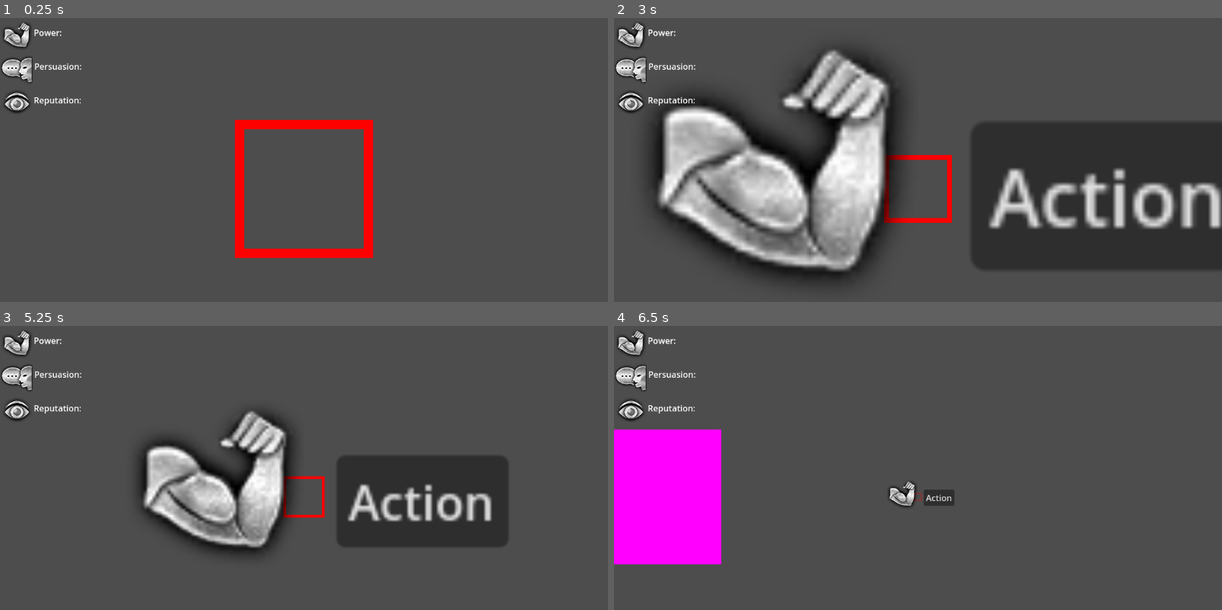
Above: before the commit, frames 1-4 (two rows, left to right).
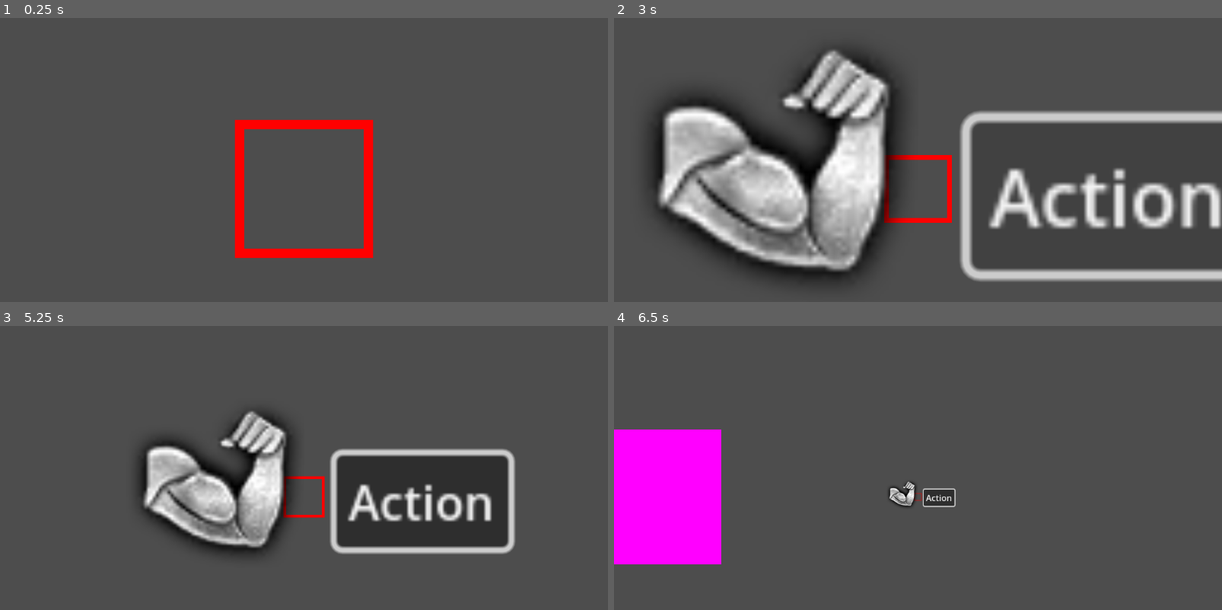
Above: after the commit, the same moments.

Repository: ketexon/ld56-team-3
Game: Godot game, scene res://game.tscn
The game is run twice, just before and just after one commit, with the same random seed, the same clock (stepped at 60 frames per second) and the same inputs.
Inputs (mouse positions are in pixels of both pictures, inside the frame that each line leads up to):
- Up to frame 1 (0.25 s): no input
- Up to frame 2 (3 s): move the mouse to (1051, 171) at 0.52 s; hold Space (center_on_colony) 0.53-1.28 s; click (1051, 171) at 0.67 s; tap Enter at 1.25 s; move the mouse to (796, 205) at 1.27 s; tap 1 (zoom_0) at 1.35 s; click (796, 205) at 1.42 s; tap Space (center_on_colony) at 2 s; move the mouse to (978, 114) at 2.02 s; hold 2 (zoom_1) 2.03-2.75 s; click (978, 114) at 2.17 s; click "Action" at 2.75 s
- Up to frame 3 (5.25 s): click "Action" at 3.5 s; click "Action" at 4.25 s; tap Enter at 5 s; move the mouse to (273, 564) at 5.02 s; tap 3 (zoom_2) at 5.1 s; click (273, 564) at 5.17 s
- Up to frame 4 (6.5 s): move the mouse to (1100, 547) at 5.77 s; hold 4 (zoom_3) from 5.78 s (still down); click (1100, 547) at 5.92 s

The runs differ from the first frame. In frame 1, 1.1% of the frame differs, in the area x 0-14%, y 1-34%; in frame 2, 6.0%, in the area x 0-100%, y 1-93%; in frame 3, 3.5%; in frame 4, 1.1%.

Commit message:
started tiny creature movement ai, fixed UI blocking world space UI

Diff:
--- a/Colony/Colony.gd
+++ b/Colony/Colony.gd
@@ -42,14 +42,12 @@
 func _body_entered_visibility(body: Node2D):
 	print(body)
 	if body.is_in_group(&"resources"):
-		print("ADDED")
 		visible_resources.push_back(body)
 
 
 func _body_exited_visibility(body: Node2D):
 	print(body)
 	if body.is_in_group(&"resources"):
-		print("REMOVED")
 		visible_resources.erase(body)
 
 
@@ -73,7 +71,6 @@
 	print("Action 1")
 
 func _process(delta: float) -> void:
-	#
 	if CameraControls.viewing_colony:
 		colony_ui.visible = true
 	elif !CameraControls.viewing_colony:
--- a/TinyCreature/TinyCreatureBaseMovementAI.gd
+++ b/TinyCreature/TinyCreatureBaseMovementAI.gd
@@ -2,5 +2,34 @@
 extends Node2D
 
 @export var tiny_creature: TinyCreature
+@export var idle_duration: float
+@export var moving_duration: float
 
 var enabled := true
+
+enum State {
+	IDLE,
+	MOVING,
+}
+
+var state := State.MOVING
+var t := 0.0
+
+func _process(delta: float) -> void:
+	t += delta
+	match state:
+		State.IDLE:
+			if t > idle_duration:
+				transition_to_move()
+				state = State.MOVING
+				t = 0
+
+
+		State.MOVING:
+			# tiny_creature.movement_dir =
+			if t > moving_duration:
+				state = State.IDLE
+				t = 0
+
+func transition_to_move():
+	pass
--- a/UI.tscn
+++ b/UI.tscn
@@ -1,14 +1,17 @@
 [gd_scene load_steps=4 format=3 uid="uid://cqifqaefnu4ty"]
 
 [ext_resource type="PackedScene" uid="uid://dahwiigjcdwd2" path="res://UI/elements/hud.tscn" id="1_k7kj1"]
-[ext_resource type="PackedScene" uid="uid://dv6rcqp7r8e6l" path="res://Shop/Shop.tscn" id="1_unh4r"]
+[ext_resource type="PackedScene" uid="uid://dcfs1rukvq4xb" path="res://Shop/Shop.tscn" id="1_unh4r"]
 [ext_resource type="PackedScene" uid="uid://3bnwa1355cj1" path="res://Selection/SelectionControls.tscn" id="2_75c5h"]
 
 [node name="CanvasLayer" type="CanvasLayer"]
 
 [node name="Shop" parent="." instance=ExtResource("1_unh4r")]
-mouse_filter = 1
+mouse_filter = 2
 
 [node name="SelectionControls" parent="." instance=ExtResource("2_75c5h")]
+mouse_filter = 2
 
 [node name="HUD" parent="." instance=ExtResource("1_k7kj1")]
+visible = false
+mouse_filter = 2
